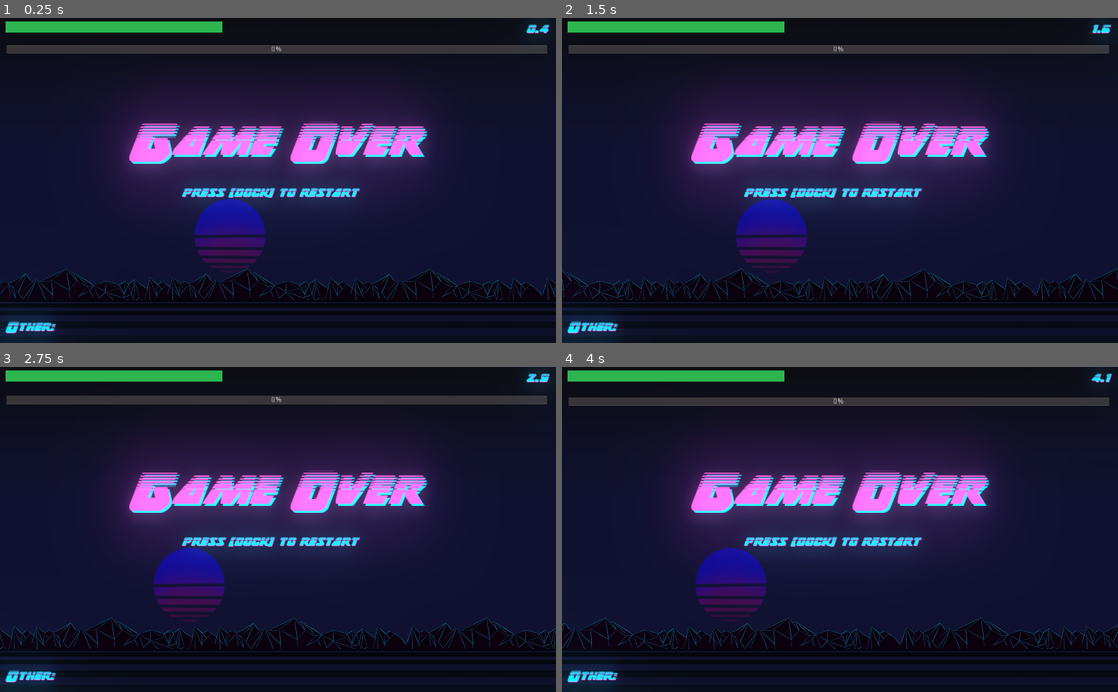
Above: before the commit, frames 1-4 (two rows, left to right).
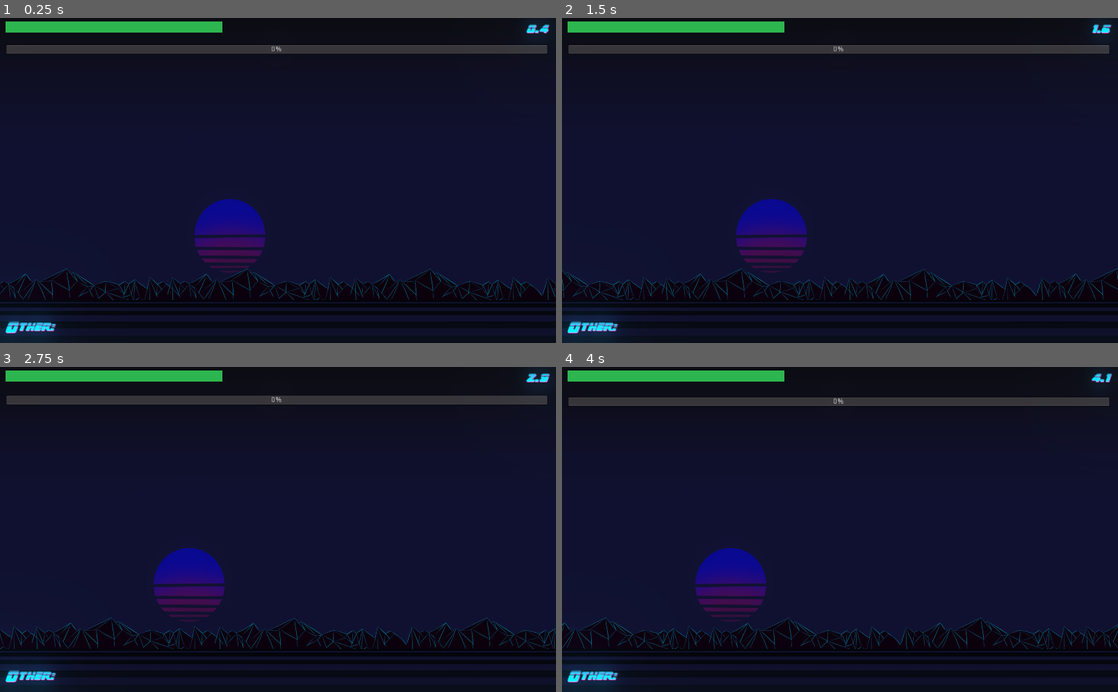
Above: after the commit, the same moments.

Repository: Joniras/MoustacheDesinfectant
Game: Godot game, scene res://Scenes/Game/Game.tscn
The game is run twice, just before and just after one commit, with the same random seed, the same clock (stepped at 60 frames per second) and the same inputs. This scene is started directly instead of the project's main scene.
Inputs (mouse positions are in pixels of both pictures, inside the frame that each line leads up to):
- Up to frame 1 (0.25 s): no input
- Up to frame 2 (1.5 s): move the mouse to (962, 164) at 0.52 s; click (962, 164) at 0.6 s; move the mouse to (728, 196) at 1.27 s; click (728, 196) at 1.35 s
- Up to frame 3 (2.75 s): move the mouse to (333, 458) at 2.02 s; click (333, 458) at 2.1 s
- Up to frame 4 (4 s): move the mouse to (812, 594) at 2.77 s; click (812, 594) at 2.85 s; move the mouse to (1006, 578) at 3.52 s; click (1006, 578) at 3.6 s

The runs differ from the first frame. In frame 1, 13% of the frame differs, in the area x 21-78%, y 28-59%; in frame 2, 13%; in frame 3, 13%; in frame 4, 13%.
Error in both runs: Invalid get index '1' (on base: 'Dictionary').

Commit message:
label must be invisible

Diff:
--- a/Characters/Player.tscn
+++ b/Characters/Player.tscn
@@ -13,14 +13,13 @@
 
 const SPEED = 400 # speed of the ship
 const BULLETS_PER_SECOND = 5 # bullets fired per second
-const BASE_DAMAGE = 50
-const DAMAGE_PER_LEVEL = 5 # damage increase after levelup
+const DAMAGE_PER_LEVEL = 50 # damage increase after levelup
 const EXPERIENCE_PER_LEVEL = 100 # xp needed for level up
 const LOSS_AFTER_ENEMY_HIT = 34 # damage that is taken after enemy is going out on the left
 const BULLET_SPEED = 500 # bullet speed of the player
-const BULLET_DAMAGE_DOCKED = 1 # bullet damage multiplier when docked
-const BULLET_SPEED_DOCKED = 2 # bullet speed multiplier when docked
-const BULLET_SHOOT_SPEED_DOCKED = 1.5 # bullet speed when docked
+const BULLET_DAMAGE_DOCKED = 2
+const BULLET_SPEED_DOCKED = 2
+const BULLET_SHOOT_SPEED_DOCKED = 2
 
 
 var ship_slave_offset_x = 120 # offset zum master wenn ich slave bin
--- a/Scenes/Game/Game.tscn
+++ b/Scenes/Game/Game.tscn
@@ -141,7 +141,7 @@
 func _on_Timer_timeout():
 	updateEnemyTimer()
 	rng.randomize()
-	var e_position_y = rng.randf_range(50, ProjectSettings.get_setting(\"display/window/size/height\")-50)
+	var e_position_y = rng.randf_range(50, get_viewport().size.y-50)
 	var asset_number = int(rng.randf_range(4, 8))
 	var level = asset_number-4
 	var e_health = (float(ENEMY_BASE_HEALTH)+(level*ENEMY_HEALTH_LEVEL))+(time*float(ENEMY_HEALTH_SCALE_PER_SECOND))
@@ -178,16 +178,6 @@
 	if docked or get_tree().get_nodes_in_group(\"player\").size() <= 0:
 		rpc(\"game_over\")
 "
-
-[sub_resource type="DynamicFont" id=2]
-size = 81
-use_filter = true
-font_data = ExtResource( 3 )
-
-[sub_resource type="DynamicFont" id=3]
-size = 24
-use_filter = true
-font_data = ExtResource( 3 )
 
 [sub_resource type="RectangleShape2D" id=4]
 extents = Vector2( 60, 1 )
@@ -296,47 +286,6 @@
 [node name="Game" type="Node2D"]
 script = SubResource( 1 )
 
-[node name="lbl_game_over2" type="Label" parent="."]
-visible = false
-margin_left = 230.515
-margin_top = 189.324
-margin_right = 795.515
-margin_bottom = 280.324
-custom_fonts/font = SubResource( 2 )
-custom_colors/font_color = Color( 0, 0.882353, 1, 1 )
-text = "Game Over"
-__meta__ = {
-"_edit_use_anchors_": false
-}
-
-[node name="lbl_game_over" type="Label" parent="."]
-visible = false
-margin_left = 226.515
-margin_top = 185.324
-margin_right = 789.515
-margin_bottom = 276.324
-custom_fonts/font = SubResource( 2 )
-custom_colors/font_color = Color( 1, 0.356863, 0.823529, 1 )
-text = "Game Over"
-__meta__ = {
-"_edit_use_anchors_": false
-}
-
-[node name="lbl_press_sth" type="Label" parent="."]
-visible = false
-margin_left = 333.962
-margin_top = 309.078
-margin_right = 699.962
-margin_bottom = 337.078
-custom_fonts/font = SubResource( 3 )
-custom_colors/font_color = Color( 0, 0.882353, 1, 1 )
-custom_colors/font_outline_modulate = Color( 1, 0.356863, 0.823529, 1 )
-custom_colors/font_color_shadow = Color( 1, 0.356863, 0.823529, 1 )
-text = "press [dock] to restart"
-__meta__ = {
-"_edit_use_anchors_": false
-}
-
 [node name="Border" type="StaticBody2D" parent="."]
 visible = false
 collision_layer = 4
@@ -543,6 +492,7 @@
 }
 
 [node name="lbl_game_over2" type="Label" parent="."]
+visible = false
 margin_left = 238.515
 margin_top = 189.324
 margin_right = 803.515
@@ -555,6 +505,7 @@
 }
 
 [node name="lbl_game_over" type="Label" parent="."]
+visible = false
 margin_left = 234.515
 margin_top = 185.324
 margin_right = 797.515
@@ -567,6 +518,7 @@
 }
 
 [node name="lbl_press_sth" type="Label" parent="."]
+visible = false
 margin_left = 333.962
 margin_top = 309.078
 margin_right = 699.962
